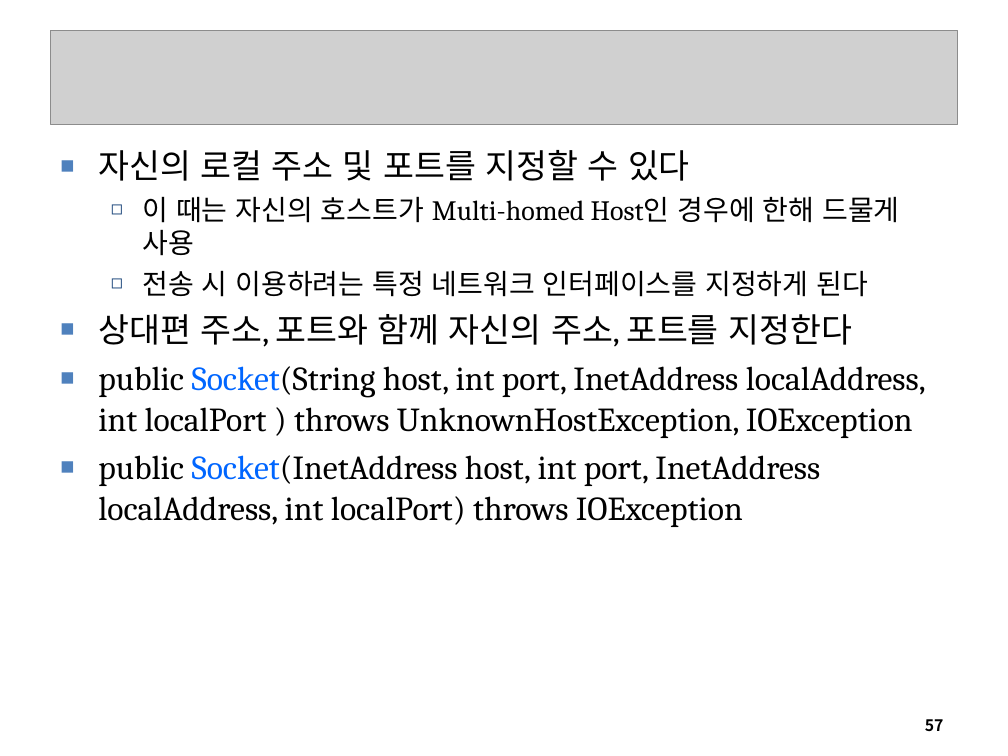
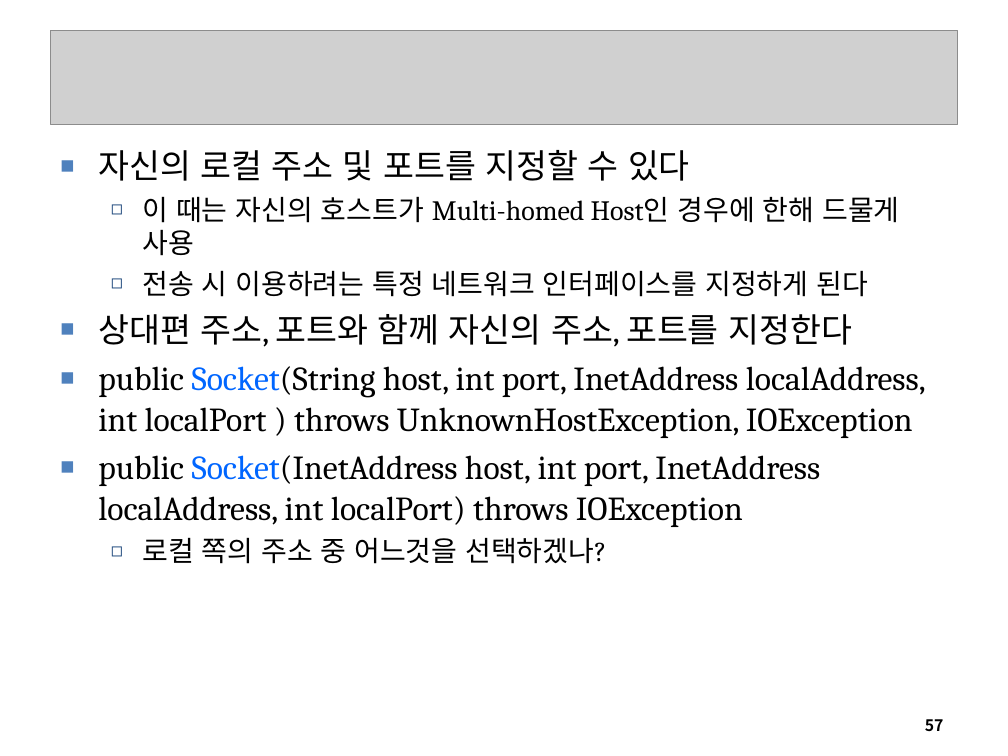
Before and after one commit to seleuchel/javaNetwork, a slide deck: slide 57 of ppt/167_chap08Socket.ppt. Drawn at 1008x756 pixels with LibreOffice and Linux fonts; fonts in the diff are those of the drawing; grey boxes stand for pictures; background and template pictures are left out. Boxes give left, top, right and bottom in pixels: in the first picture for what was removed or moved away, otherwise in the second. Text is boxed around its words. In the diff, an @@ line names an element or a change of style, - is before the commit and + after.

```diff
--- a/ppt/167_chap08Socket.ppt
+++ b/ppt/167_chap08Socket.ppt
@@ text at (142, 537, 606, 564): paragraph added @@
+  ◻ 로컬 쪽의 주소 중 어느것을 선택하겠나?
```
Also in this commit, not shown: 18 other slides changed, 1 slide added, 9 other files.
